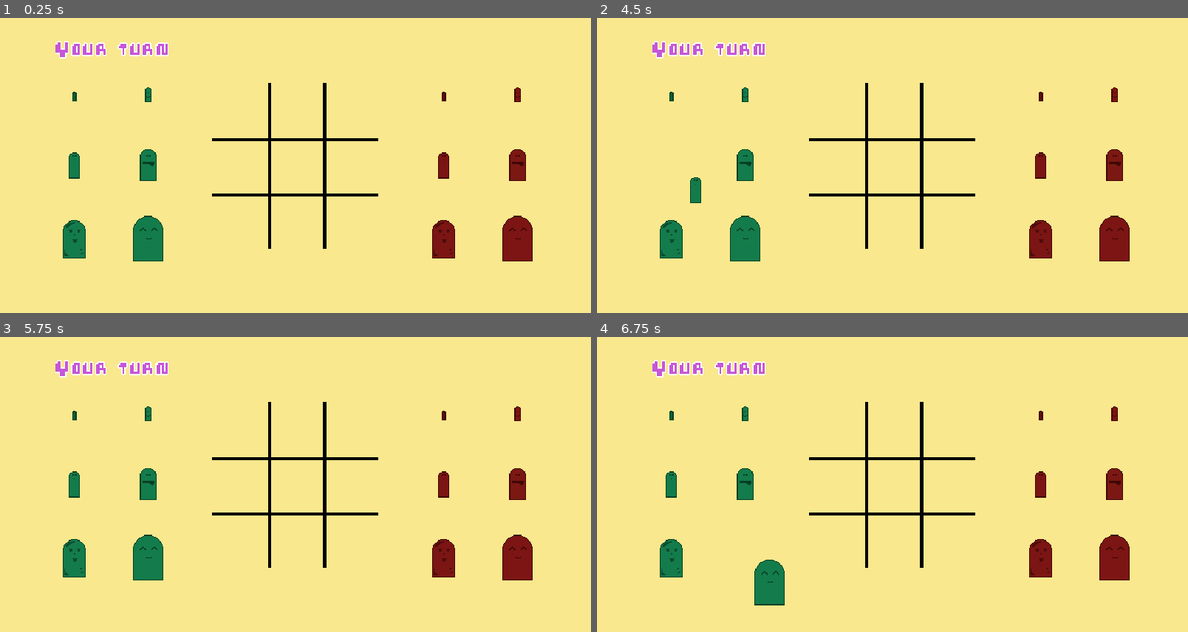
Above: before the commit, frames 1-4 (two rows, left to right).
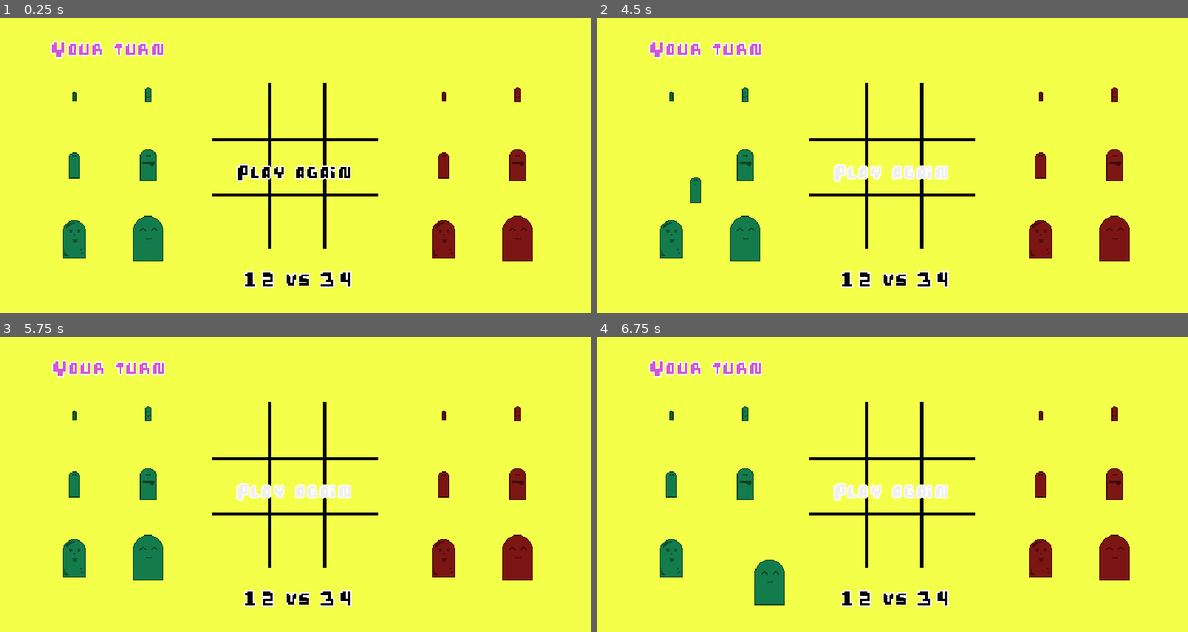
Above: after the commit, the same moments.

Repository: ISKalsi/kick-tac-toe
Game: Godot game, scene res://Main.tscn
The game is run twice, just before and just after one commit, with the same random seed, the same clock (stepped at 60 frames per second) and the same inputs.
Inputs (mouse positions are in pixels of both pictures, inside the frame that each line leads up to):
- Up to frame 1 (0.25 s): no input
- Up to frame 2 (4.5 s): click (892, 174) at 0.5 s, where only the run after the commit has a clickable "Play again"; click (892, 174) at 1.25 s, where only the run after the commit has a clickable "Play again"; click (892, 174) at 2 s, where only the run after the commit has a clickable "Play again"; tap Enter at 2.75, 4.25 s; move the mouse to (667, 91) at 2.77 s; click (667, 91) at 2.92 s; tap Space at 3.5 s; move the mouse to (744, 91) at 3.52 s; click (744, 91) at 3.67 s; move the mouse to (667, 165) at 4.27 s; click (667, 165) at 4.42 s
- Up to frame 3 (5.75 s): tap Space at 5 s; move the mouse to (147, 484) at 5.02 s; click (147, 484) at 5.17 s
- Up to frame 4 (6.75 s): tap Enter at 5.75 s; move the mouse to (667, 558) at 5.77 s; click (667, 558) at 5.92 s; tap Space at 6.5 s; move the mouse to (744, 558) at 6.52 s; click (744, 558) at 6.67 s

The runs differ from the first frame. In frame 1, 95% of the frame differs, in the area x 0-100%, y 0-100%; in frame 2, 95%; in frame 3, 95%; in frame 4, 95%.

Commit message:
fix text alignment ("yourTurn")

Diff:
--- a/Main.tscn
+++ b/Main.tscn
@@ -1,20 +1,20 @@
-[gd_scene load_steps=8 format=2]
+[gd_scene load_steps=11 format=2]
 
 [ext_resource path="res://Grid.tscn" type="PackedScene" id=1]
 [ext_resource path="res://Dollset.tscn" type="PackedScene" id=2]
 [ext_resource path="res://dolls_green.tres" type="Texture" id=3]
 [ext_resource path="res://dolls_red.tres" type="Texture" id=4]
 [ext_resource path="res://yourTurn.gd" type="Script" id=5]
+[ext_resource path="res://font_default.tres" type="DynamicFont" id=6]
+[ext_resource path="res://playAgain.gd" type="Script" id=7]
 
-[sub_resource type="DynamicFontData" id=1]
-antialiased = false
-font_path = "res://assets/PIXEL-LI.TTF"
+[sub_resource type="StyleBoxEmpty" id=3]
 
-[sub_resource type="DynamicFont" id=2]
-size = 22
-outline_size = 1
-extra_spacing_char = 1
-font_data = SubResource( 1 )
+[sub_resource type="InputEventKey" id=1]
+unicode = 20
+
+[sub_resource type="ShortCut" id=2]
+shortcut = SubResource( 1 )
 
 [node name="Main" type="Node2D"]
 
@@ -22,7 +22,7 @@
 margin_right = 512.0
 margin_bottom = 256.0
 mouse_filter = 2
-color = Color( 0.980392, 0.913725, 0.556863, 1 )
+color = Color( 0.960784, 1, 0.294118, 1 )
 __meta__ = {
 "_edit_use_anchors_": false
 }
@@ -39,16 +39,77 @@
 position = Vector2( 360, 40 )
 doll_texture = ExtResource( 4 )
 
-[node name="yourTurn" type="RichTextLabel" parent="."]
-margin_left = 48.0
+[node name="yourTurn" type="Label" parent="."]
+margin_left = 8.0
 margin_top = 16.0
-margin_right = 184.0
+margin_right = 176.0
 margin_bottom = 40.0
-mouse_filter = 2
-custom_fonts/normal_font = SubResource( 2 )
-custom_colors/default_color = Color( 0.776471, 0.345098, 0.85098, 1 )
+size_flags_horizontal = 4
+custom_fonts/font = ExtResource( 6 )
+custom_colors/font_color = Color( 0.831373, 0.341176, 0.835294, 1 )
 text = "Your turn"
+align = 1
 script = ExtResource( 5 )
+__meta__ = {
+"_edit_use_anchors_": false
+}
+
+[node name="player1" type="Label" parent="."]
+margin_left = 192.0
+margin_top = 216.0
+margin_right = 239.0
+margin_bottom = 239.0
+grow_horizontal = 0
+custom_fonts/font = ExtResource( 6 )
+custom_colors/font_color = Color( 0, 0, 0, 1 )
+text = "12"
+align = 2
+__meta__ = {
+"_edit_use_anchors_": false
+}
+
+[node name="vs" type="Label" parent="."]
+margin_left = 247.0
+margin_top = 216.0
+margin_right = 268.0
+margin_bottom = 239.0
+custom_fonts/font = ExtResource( 6 )
+custom_colors/font_color = Color( 0, 0, 0, 1 )
+text = "vs"
+align = 1
+__meta__ = {
+"_edit_use_anchors_": false
+}
+
+[node name="player2" type="Label" parent="."]
+margin_left = 276.0
+margin_top = 216.0
+margin_right = 307.0
+margin_bottom = 239.0
+custom_fonts/font = ExtResource( 6 )
+custom_colors/font_color = Color( 0, 0, 0, 1 )
+text = "34"
+__meta__ = {
+"_edit_use_anchors_": false
+}
+
+[node name="playAgain" type="Button" parent="."]
+visible = false
+anchor_left = 0.5
+anchor_right = 0.5
+margin_left = 200.0
+margin_top = 120.0
+margin_right = 311.0
+margin_bottom = 149.0
+custom_styles/focus = SubResource( 3 )
+custom_fonts/font = ExtResource( 6 )
+custom_colors/font_color = Color( 0, 0, 0, 1 )
+custom_colors/font_color_hover = Color( 0.733333, 0.262745, 0.262745, 1 )
+shortcut_in_tooltip = false
+shortcut = SubResource( 2 )
+text = "Play again"
+flat = true
+script = ExtResource( 7 )
 __meta__ = {
 "_edit_use_anchors_": false
 }
@@ -59,3 +120,4 @@
 [connection signal="game_tie" from="Dollset2" to="yourTurn" method="_on_Dollset_game_tie"]
 [connection signal="turn_over" from="Dollset2" to="Dollset1" method="_on_Dollset_turn_over"]
 [connection signal="turn_over" from="Dollset2" to="yourTurn" method="_on_Dollset2_turn_over"]
+[connection signal="pressed" from="playAgain" to="playAgain" method="_on_playAgain_pressed"]
--- /dev/null
+++ b/font_default.tres
@@ -0,0 +1,11 @@
+[gd_resource type="DynamicFont" load_steps=2 format=2]
+
+[sub_resource type="DynamicFontData" id=1]
+antialiased = false
+font_path = "res://assets/PIXEL-LI.TTF"
+
+[resource]
+size = 22
+outline_size = 1
+extra_spacing_char = 1
+font_data = SubResource( 1 )
--- /dev/null
+++ b/playAgain.gd
@@ -0,0 +1,7 @@
+extends Button
+
+func _ready():
+	visible = true
+
+func _on_playAgain_pressed():
+	print("play again")
--- a/yourTurn.gd
+++ b/yourTurn.gd
@@ -1,29 +1,33 @@
-extends RichTextLabel
+extends Label
 
-const PLAYER1_X = 48
-const PLAYER2_X = 388
-const FINISHED_X = 200
+const PLAYER1_X = 10
+const PLAYER2_X = 325
+const FINISHED_X = 180
 
 var x_coord = PLAYER1_X
+var game_finished = false
 
 func _process(delta):
 	rect_global_position.x = lerp(rect_global_position.x, x_coord, 5 * delta)
 
 func _on_Dollset1_turn_over(did_win):
 	if did_win:
+		game_finished = true
 		x_coord = FINISHED_X
 		text = "Player 1 Won"
-	else:
+	elif !game_finished:
 		x_coord = PLAYER2_X
 
 func _on_Dollset2_turn_over(did_win):
 	if did_win:
+		game_finished = true
 		x_coord = FINISHED_X
 		text = "Player 2 Won"
-	else:
+	elif !game_finished:
 		x_coord = PLAYER1_X
 
 
 func _on_Dollset_game_tie():
+	game_finished = true
 	x_coord = FINISHED_X
 	text = "Game tie"
